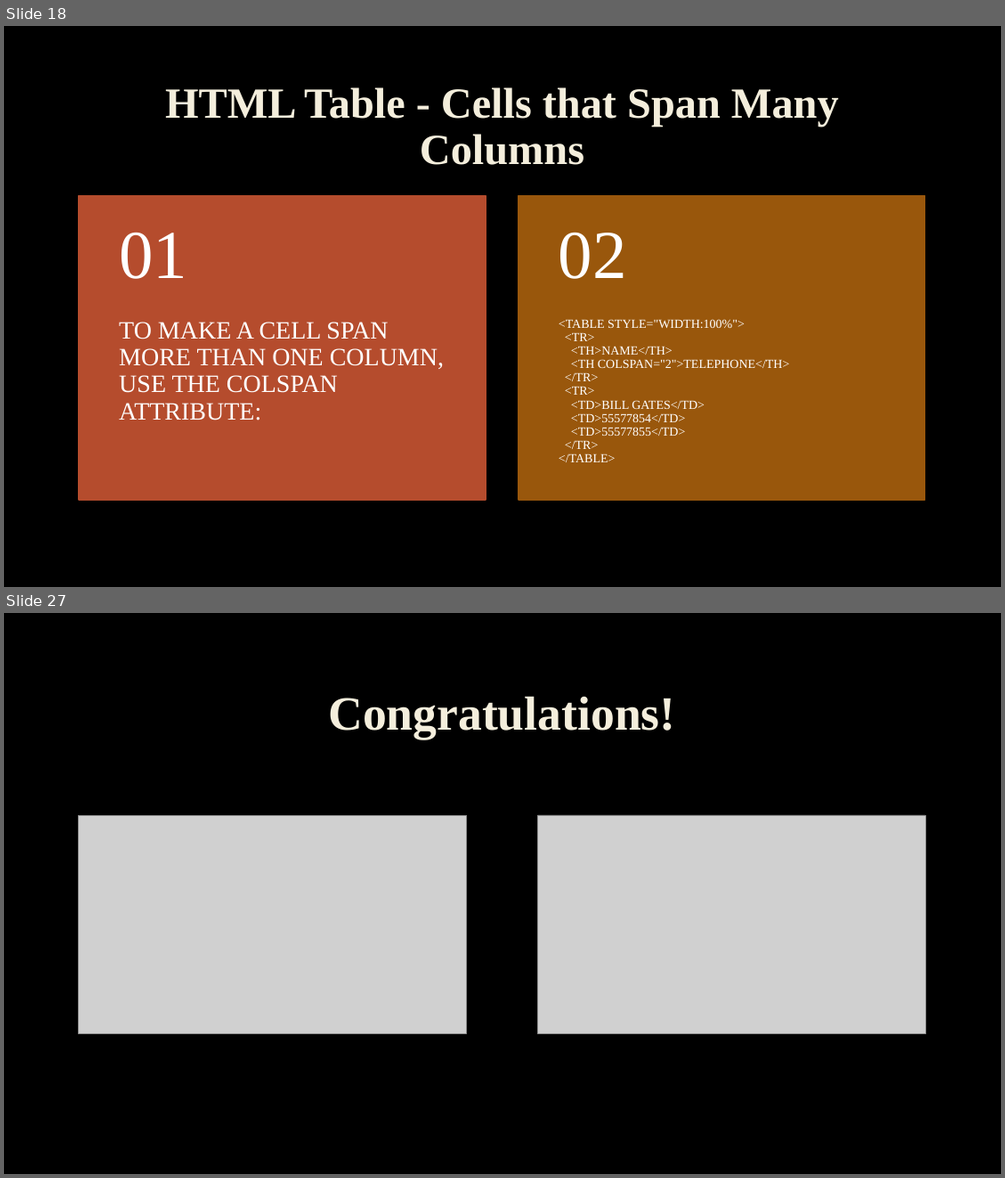
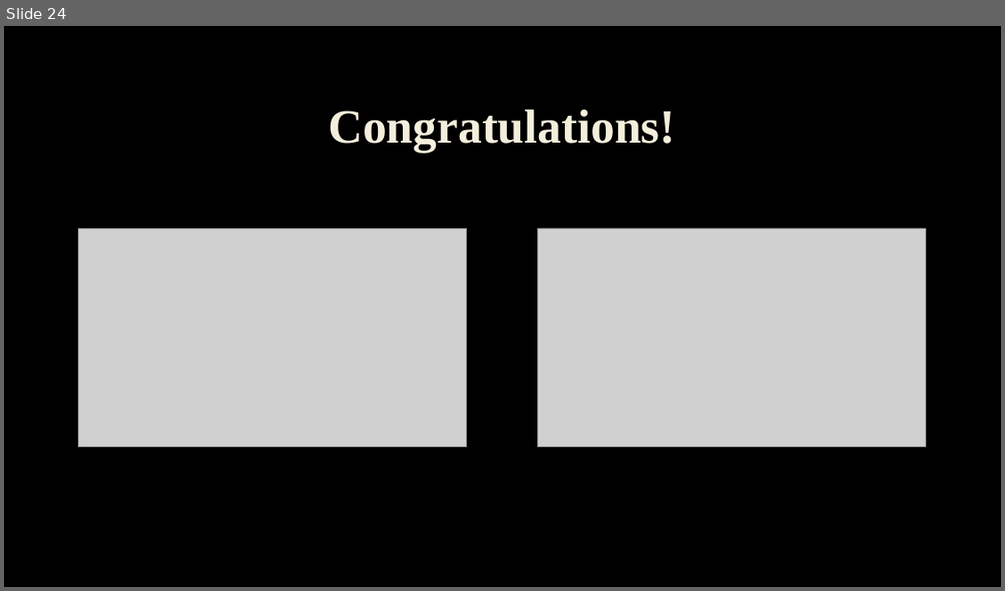
Before and after one commit to JohnyJF/Homework_10C, a slide deck: HTML_Tables_Tulei_Ion_Filat_Fabian.pptx. Shown one above the other, each under a label of ours: slides 18 and 27 before the commit, slide 24 after it; the slides between them are not shown. The pictures are 1005x1178 and 1005x591 pixels, drawn with LibreOffice and Linux fonts; fonts in the diff are those of the drawing; grey boxes stand for pictures; background and template pictures are left out. Boxes give left, top, right and bottom in pixels: in the first picture for what was removed or moved away, otherwise in the second. Text is boxed around its words. In the diff, an @@ line names an element or a change of style, - is before the commit and + after.

```diff
--- a/HTML_Tables_Tulei_Ion_Filat_Fabian.pptx
+++ b/HTML_Tables_Tulei_Ion_Filat_Fabian.pptx
@@ slide 18 removed at box(4, 26, 1001, 587), background picture (left out) @@
@@ title removed at box(165, 87, 839, 165) @@
-HTML Table - Cells that Span Many Columns
@@ group removed at box(79, 196, 925, 499): 4 texts, 2 rectangles @@
-TO MAKE A CELL SPAN MORE THAN ONE COLUMN, USE THE COLSPAN ATTRIBUTE:
-01
-<TABLE STYLE="WIDTH:100%">
-<TR>
-<TH>NAME</TH>
-<TH COLSPAN="2">TELEPHONE</TH>
-</TR>
-<TR>
-<TD>BILL GATES</TD>
-<TD>55577854</TD>
-<TD>55577855</TD>
-</TR>
-</TABLE>
-02
@@ what was slide 27 is now slide 24 @@
```
Also in this commit, not shown: 11 slides changed, 10 slides added, 12 other slides removed, 1 other file.
